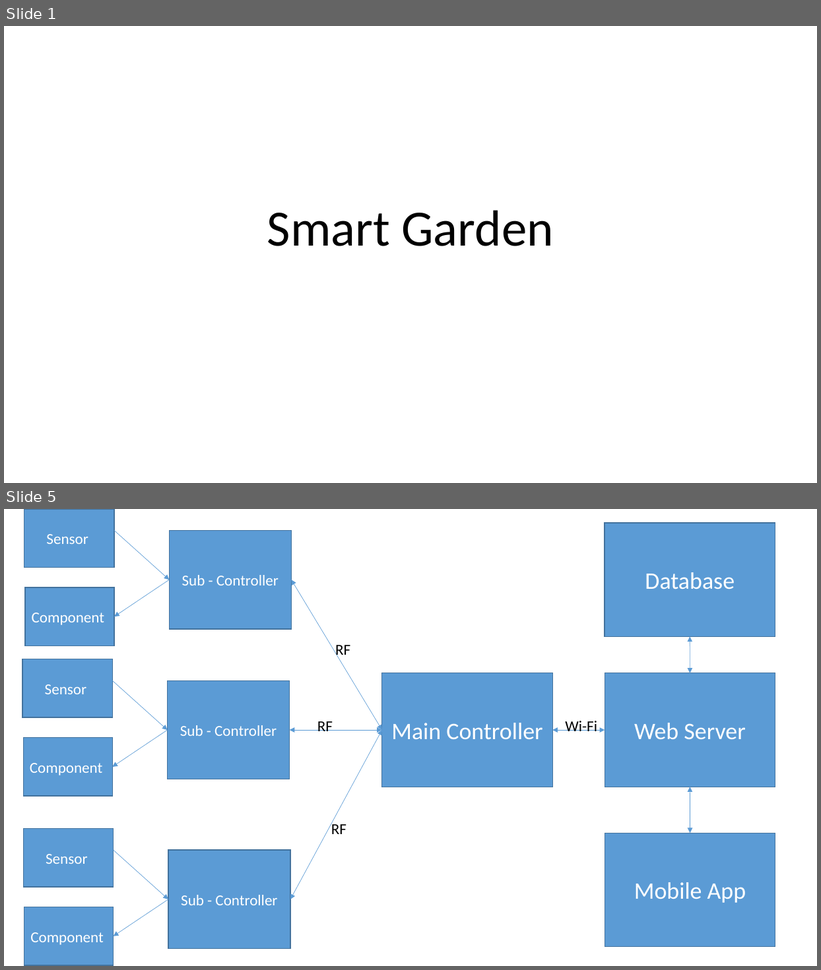
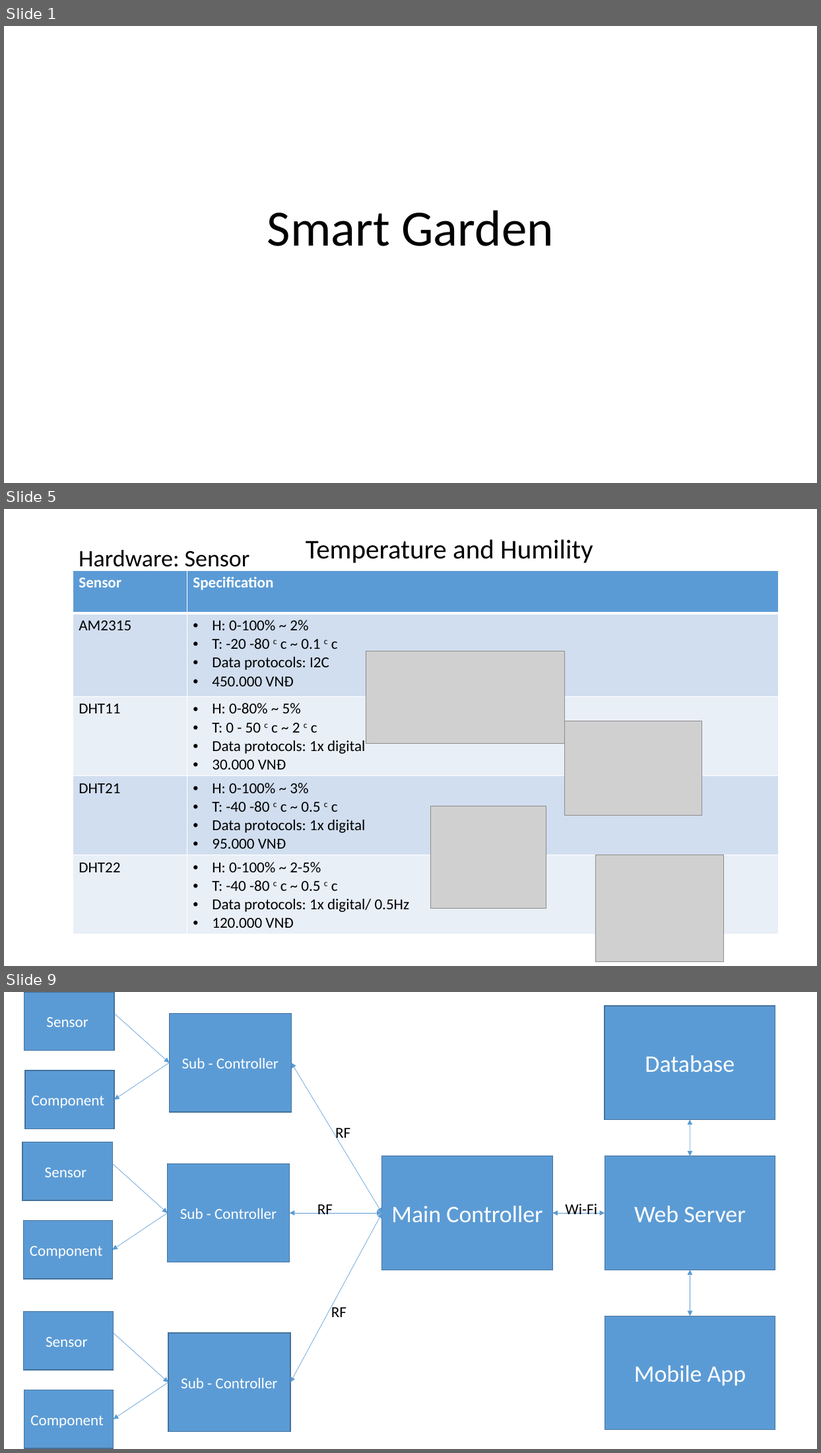
Before and after one commit to sangphanthanh/CP_SmartGarden, a slide deck: document/Presentation/Present01.pptx. Shown one above the other, each under a label of ours: slides 1 and 5 before the commit, slides 1, 5 and 9 after it; the slides between them are not shown. The pictures are 821x970 and 821x1453 pixels, drawn with LibreOffice and Linux fonts; fonts in the diff are those of the drawing; grey boxes stand for pictures. Boxes give left, top, right and bottom in pixels: in the first picture for what was removed or moved away, otherwise in the second. Text is boxed around its words. In the diff, an @@ line names an element or a change of style, - is before the commit and + after.

```diff
--- a/document/Presentation/Present01.pptx
+++ b/document/Presentation/Present01.pptx
@@ slide 5 added at box(4, 509, 817, 966), background #FFFFFF @@
@@ text added at box(306, 539, 593, 563), 32 pt, text #000000 @@
+Temperature and Humility
@@ text added at box(79, 550, 250, 573), 28 pt, text #000000 @@
+Hardware: Sensor
@@ table added at box(73, 570, 779, 935), 5 rows, 2 columns @@
+Sensor | Specification
+AM2315 | H: 0-100% ~ 2% / T: -20 -80 c c ~ 0.1 c c / Data protocols: I2C / 450.000 VNĐ
+DHT11 | H: 0-80% ~ 5% / T: 0 - 50 c c ~ 2 c c / Data protocols: 1x digital / 30.000 VNĐ
+DHT21 | H: 0-100% ~ 3% / T: -40 -80 c c ~ 0.5 c c / Data protocols: 1x digital / 95.000 VNĐ
+DHT22 | H: 0-100% ~ 2-5% / T: -40 -80 c c ~ 0.5 c c / Data protocols: 1x digital/ 0.5Hz / 120.000 VNĐ
@@ picture added at box(366, 652, 564, 745) @@
@@ picture added at box(565, 722, 702, 817) @@
@@ picture added at box(430, 806, 547, 908) @@
@@ picture added at box(596, 855, 725, 962) @@
@@ what was slide 5 is now slide 9 @@
```
Also in this commit, not shown: 2 slides changed, 7 other slides added, 3 slides removed, 7 other files.
